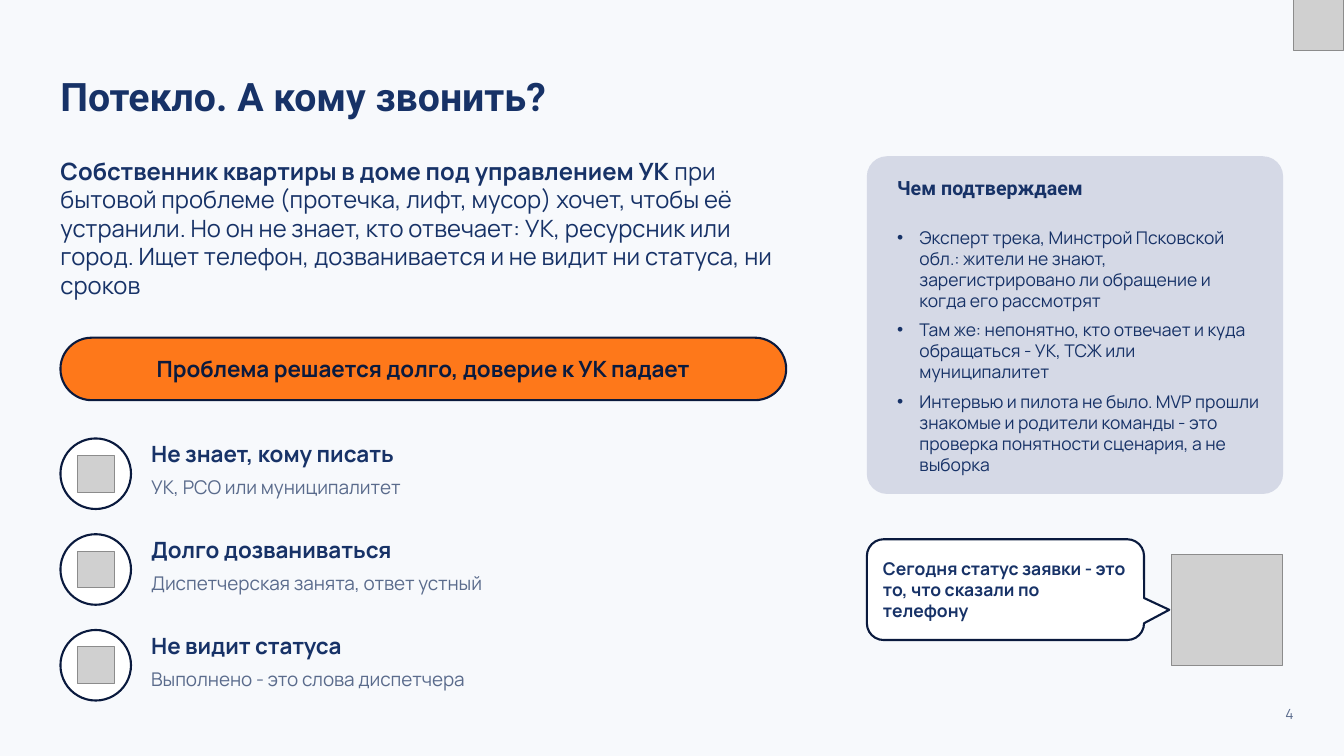
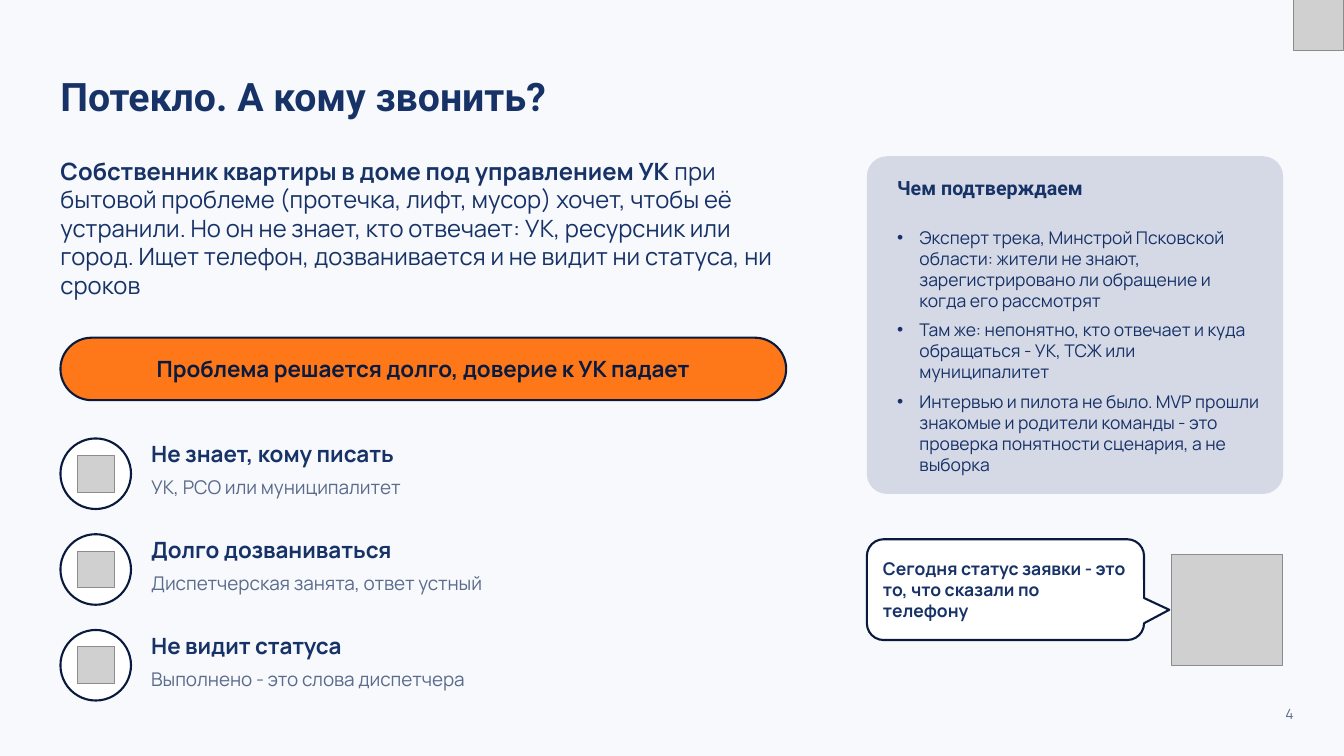
Before and after one commit to K1rL3s/vkmax-mobilization, a slide deck: slide 4 of docs/preza/zheka.pptx. Drawn at 1344x756 pixels with LibreOffice and Linux fonts; fonts in the diff are those of the drawing; grey boxes stand for pictures. Boxes give left, top, right and bottom in pixels: in the first picture for what was removed or moved away, otherwise in the second. Text is boxed around its words. In the diff, an @@ line names an element or a change of style, - is before the commit and + after.

```diff
--- a/docs/preza/zheka.pptx
+++ b/docs/preza/zheka.pptx
@@ text at [919, 231, 1224, 311]: text changed @@
-• Эксперт трека, Минстрой Псковской обл.: жители не знают, зарегистрировано ли обращение и когда его рассмотрят
+• Эксперт трека, Минстрой Псковской области: жители не знают, зарегистрировано ли обращение и когда его рассмотрят
```
Also in this commit, not shown: 4 other slides changed, 3 other files.
